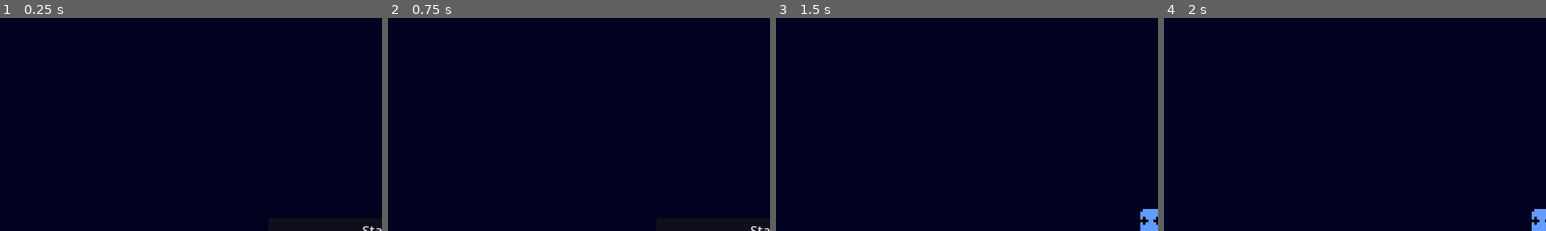
Above: before the commit, frames 1-4 (left to right).
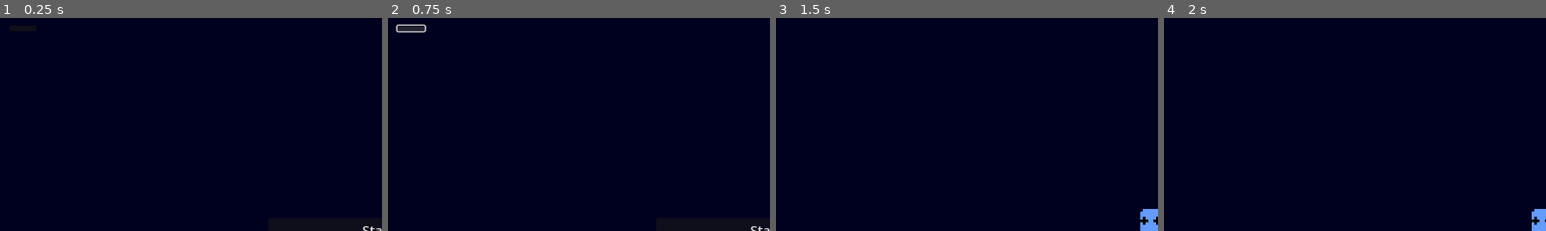
Above: after the commit, the same moments.

Repository: lowmoya/NexusEscape
Game: Godot game, scene res://mainmenu.tscn
Two runs of this game, one before a commit and one after it. Both use one fixed random seed, a clock stepped at 60 frames per second and the inputs below.
Inputs (mouse positions are % of the whole screen's width and height, from its top left):
- Up to frame 1 (0.25 s): no input
- Up to frame 2 (0.75 s): click (4, 2) at 0.52 s
- Up to frame 3 (1.5 s): click "Start" at 1.25 s
- Up to frame 4 (2 s): no input
The pictures show only the part of the screen within x 0-50%, y 0-50%; the shares and areas given below are measured in that part.

The runs differ from the first frame. In frame 2, 0.3% of the frame differs, in the area x 2-11%, y 2-8%; in frame 3, nothing differs; in frame 4, nothing differs.

Commit message:
added skeleton button for options
1. music volume control
2. sound effects control

Diff:
--- a/mainmenu.tscn
+++ b/mainmenu.tscn
@@ -39,4 +39,16 @@
 layout_mode = 2
 text = "Start"
 
+[node name="VBoxContainer" type="VBoxContainer" parent="."]
+layout_mode = 0
+offset_left = 20.0
+offset_top = 16.0
+offset_right = 60.0
+offset_bottom = 56.0
+scale = Vector2(1.03094, 1.02286)
+
+[node name="Button" type="Button" parent="VBoxContainer"]
+layout_mode = 2
+icon_alignment = 1
+
 [connection signal="pressed" from="ButtonContainer/TopdownButton" to="." method="_topdown_button"]
